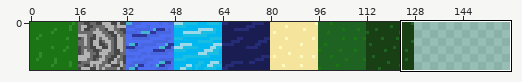
A sprite sheet gets an edit: Louganis/Run/Data/SpriteSheets/Terrain.png. The picture above shows the old version from afar; the outline marks the close-up.
Close-up. Before:
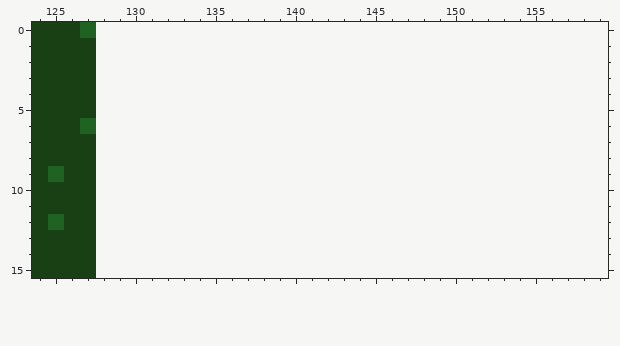
The file is 128x16 pixels. Shown: x 124..159, y 0..15. The old version is drawn lined up with the new one, on the new canvas.
Now the later version:
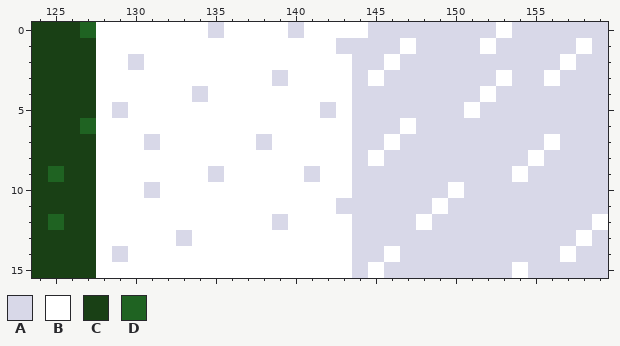
Palette (. is transparent): A #d8d8e8  B #ffffff  C #194015  D #1f6322
The edit:
canvas 128x16 -> 160x16
Colour A is added in row 0 at x 135, 140, 145 to 152 and 154 to 159; in row 1 at x 143 to 146, 148 to 151, 153 to 157 and 159; in row 2 at x 130, 144 to 145, 147 to 156 and 158 to 159; in row 3 at x 139, 144, 146 to 152, 154 to 155 and 157 to 159; in row 4 at x 134, 144 to 151 and 153 to 159; in row 5 at x 129, 142, 144 to 150 and 152 to 159.
Colour A is added in row 6 at x 144 to 146 and 148 to 159; in row 7 at x 131, 138, 144 to 145, 147 to 155 and 157 to 159; in row 8 at x 144, 146 to 154 and 156 to 159; in row 9 at x 135, 141, 144 to 153 and 155 to 159; in row 10 at x 131, 144 to 149 and 151 to 159; in row 11 at x 143 to 148 and 150 to 159.
Colour A is added in row 12 at x 139, 144 to 147 and 149 to 158; in row 13 at x 133, 144 to 157 and 159; in row 14 at x 129, 144 to 145, 147 to 156 and 158 to 159; in row 15 at x 144, 146 to 153 and 155 to 159.
Colour B is added in row 0 at x 128 to 134, 136 to 139, 141 to 144 and 153; in row 1 at x 128 to 142, 147, 152 and 158; in row 2 at x 128 to 129, 131 to 143, 146 and 157; in row 3 at x 128 to 138, 140 to 143, 145, 153 and 156; in row 4 at x 128 to 133, 135 to 143 and 152; in row 5 at x 128, 130 to 141, 143 and 151.
Colour B is added in row 6 at x 128 to 143 and 147; in row 7 at x 128 to 130, 132 to 137, 139 to 143, 146 and 156; in row 8 at x 128 to 143, 145 and 155; in row 9 at x 128 to 134, 136 to 140, 142 to 143 and 154; in row 10 at x 128 to 130, 132 to 143 and 150; in row 11 at x 128 to 142 and 149.
Colour B is added in row 12 at x 128 to 138, 140 to 143, 148 and 159; in row 13 at x 128 to 132, 134 to 143 and 158; in row 14 at x 128, 130 to 143, 146 and 157; in row 15 at x 128 to 143, 145 and 154.
Changed places in both close-ups, as pixel boxes (x1, y1, x2, y2):
added: (96, 22, 608, 278)
